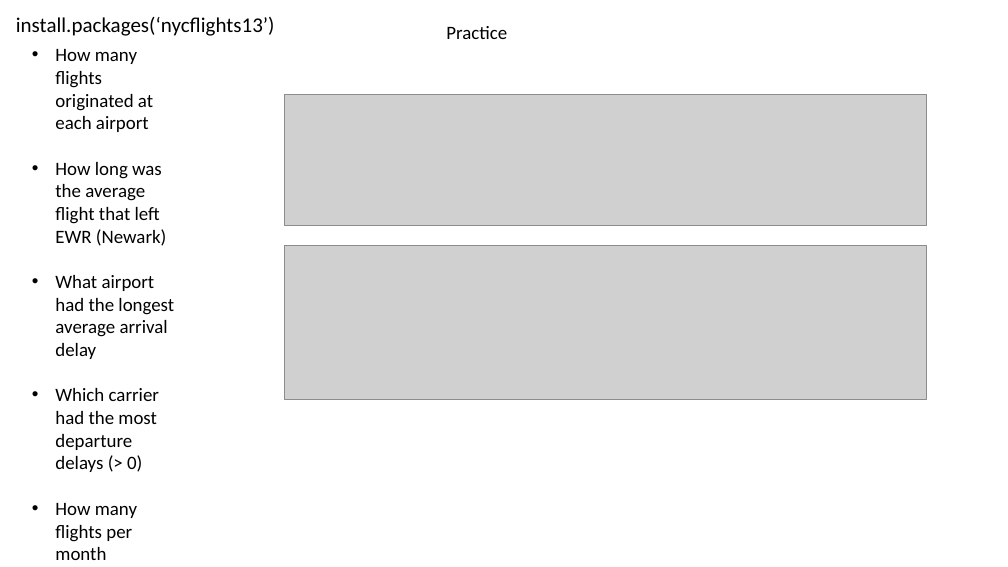
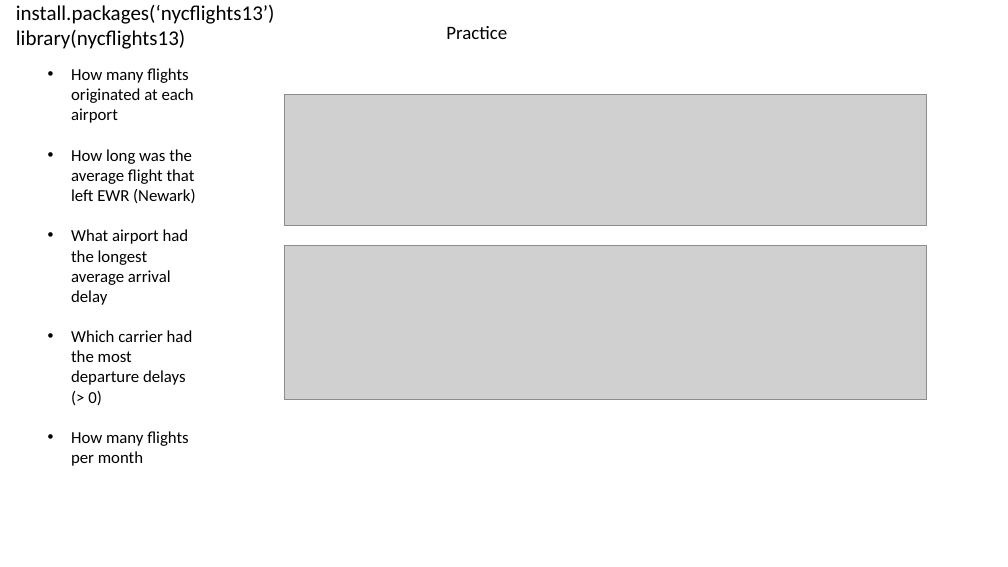
Before and after one commit to jraab/GNET749_RNAseq, a slide deck: slide 4 of lectures/2025_GNET749_Lecture2.pptx (slide 3 before the commit). Drawn at 1008x567 pixels with LibreOffice and Linux fonts; fonts in the diff are those of the drawing; grey boxes stand for pictures. Boxes give left, top, right and bottom in pixels: in the first picture for what was removed or moved away, otherwise in the second. Text is boxed around its words. In the diff, an @@ line names an element or a change of style, - is before the commit and + after.

```diff
--- a/lectures/2025_GNET749_Lecture2.pptx
+++ b/lectures/2025_GNET749_Lecture2.pptx
@@ text "install.packages(‘nycflights13’)": place and size @@
-text "install.packages(‘nycflights13’)" at (16,17,275,36)
+text "install.packages(‘nycflights13’)" at (16,5,275,49)
@@ text at (16,30,185,49): paragraph added @@
+library(nycflights13)
@@ text "How many flights originated at ...": place and size @@
-text "How many flights originated at ..." at (55,49,174,560)
+text "How many flights originated at ..." at (71,68,195,466)
@@ text "How many flights originated at ..." at (71,68,195,466): size 18 to 16 pt @@
```
Also in this commit, not shown: 2 other slides changed, 1 slide added, 5 other files.
